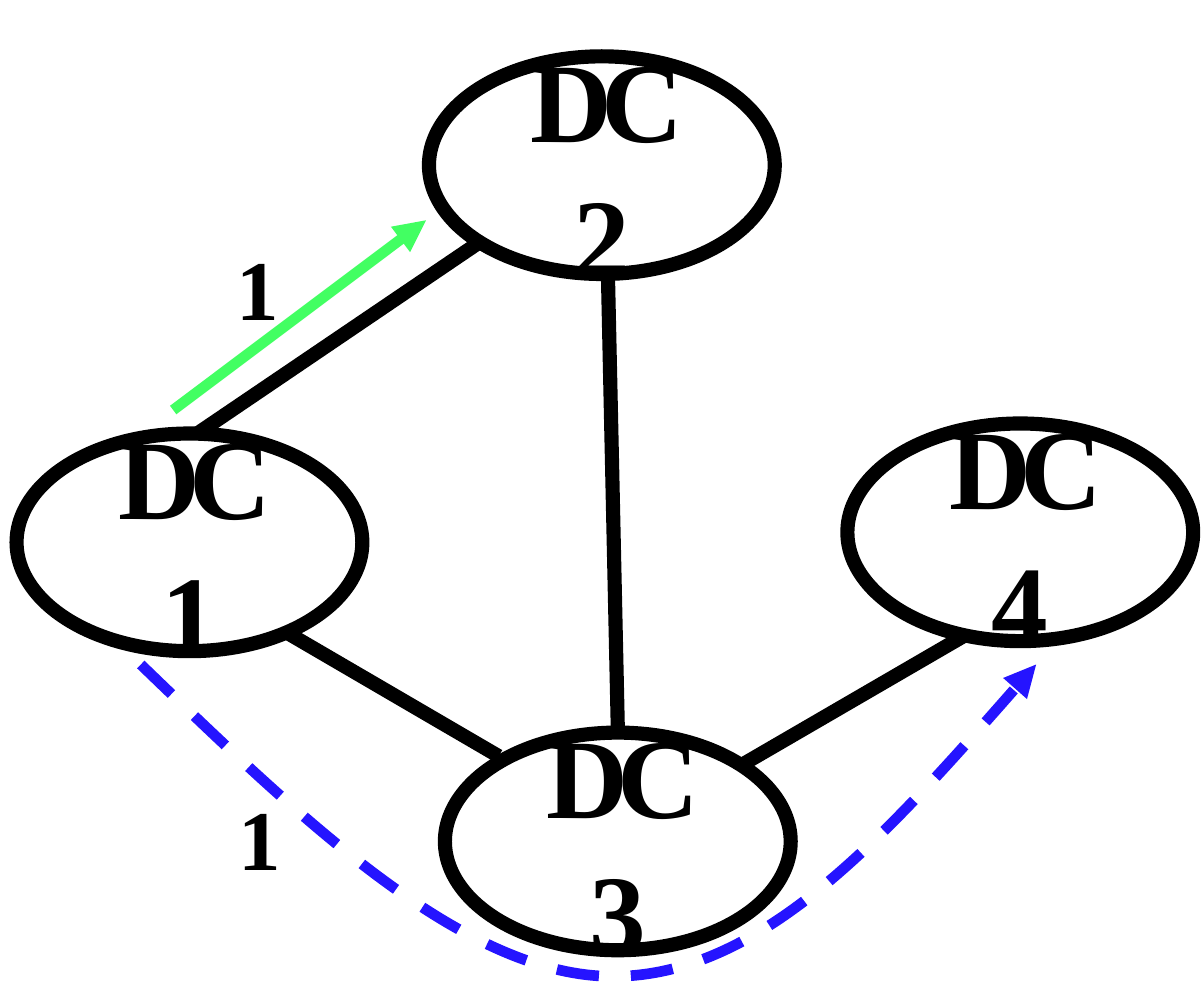
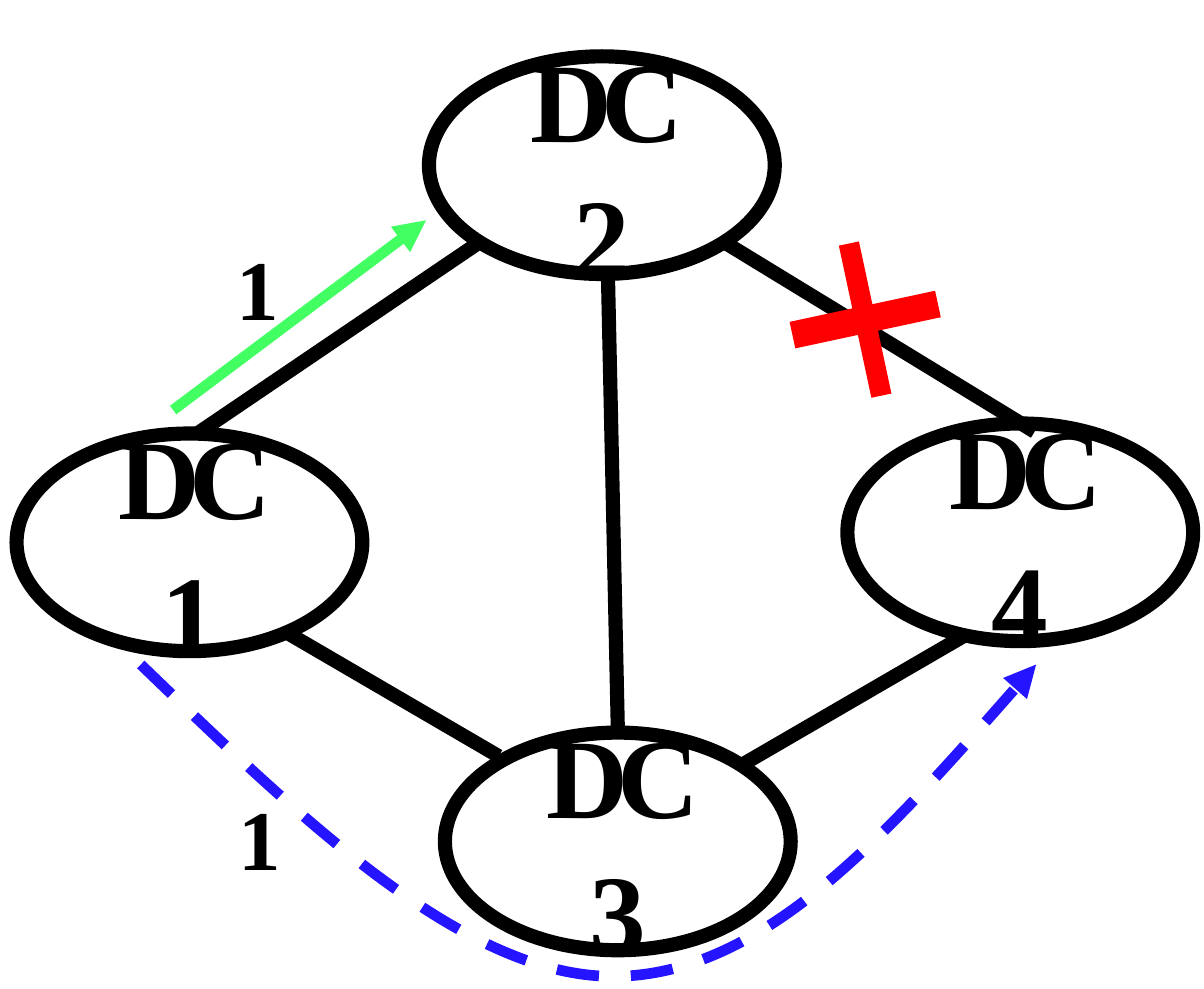
Before and after one commit to TEDAT-team/TEDAT, a slide deck: slide 1 of fig/recovery-2.pptx. Drawn at 1204x989 pixels with LibreOffice and Linux fonts; fonts in the diff are those of the drawing. Boxes give left, top, right and bottom in pixels: in the first picture for what was removed or moved away, otherwise in the second. Text is boxed around its words. In the diff, an @@ line names an element or a change of style, - is before the commit and + after.

```diff
--- a/fig/recovery-2.pptx
+++ b/fig/recovery-2.pptx
@@ plus added at bbox=[776, 229, 953, 412], fill #FF0000 @@
@@ line added from (724, 242) to (1036, 431), #000000 4 pt @@
```
Also in this commit, not shown: 7 other files.
